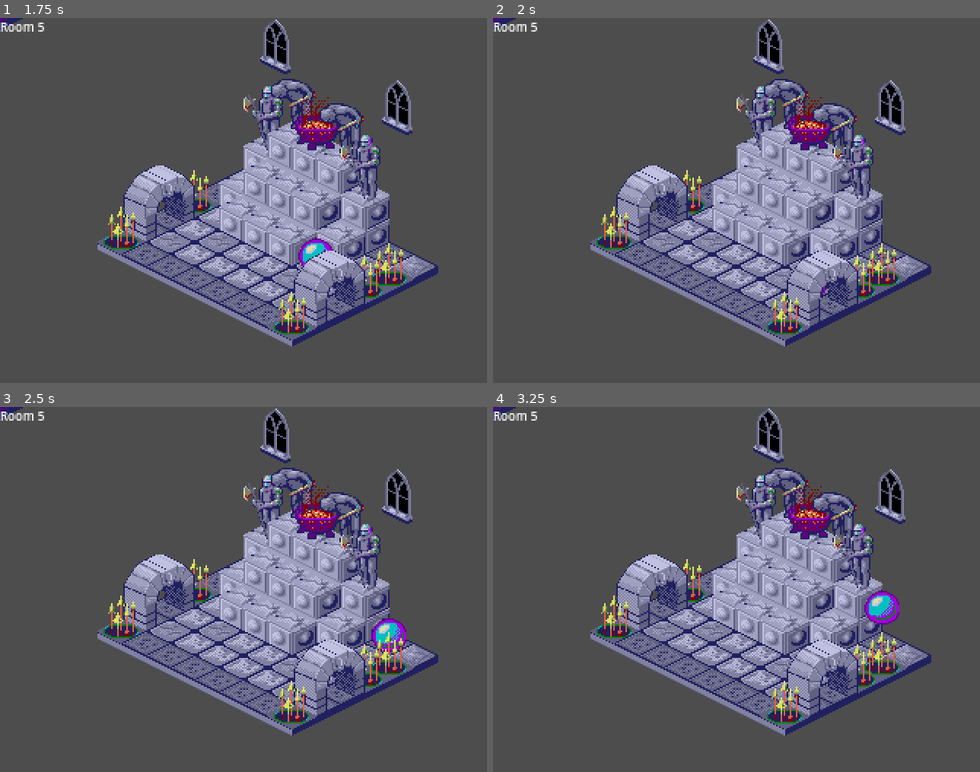
Above: before the commit, frames 1-4 (two rows, left to right).
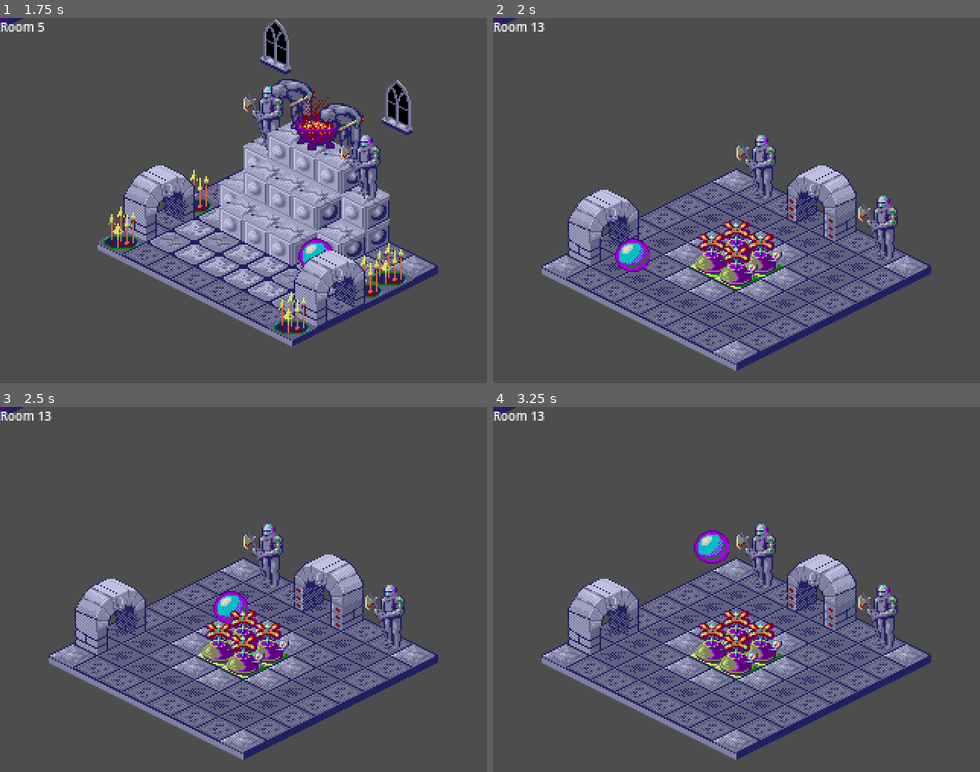
Above: after the commit, the same moments.

Repository: vmedea/godot-experiments
Game: Godot game, scene res://scenes/gameplay.tscn
Two runs of this game, one before a commit and one after it. Both use one fixed random seed, a clock stepped at 60 frames per second and the inputs below.
Inputs:
- Up to frame 1 (1.75 s): tap Enter (ui_accept) at 0.5, 0.77, 1.52 s; hold Right (ui_right) 0.53-1.28 s; hold Down (ui_down) from 1.28 s (still down)
- Up to frame 2 (2 s): keep holding Down (ui_down)
- Up to frame 3 (2.5 s): release Down (ui_down) at 2.03 s; hold Right (ui_right) from 2.03 s (still down)
- Up to frame 4 (3.25 s): release Right (ui_right) at 2.78 s; hold Up (ui_up) from 2.78 s (still down); tap Enter (ui_accept) at 3.02 s

Frame 1 is identical in both runs. In frame 2, 29% of the frame differs, in the area x 7-85%, y 0-97%; in frame 3, 29%; in frame 4, 30%.

Commit message:
widen exit check

Diff:
--- a/scenes/gameplay.gd
+++ b/scenes/gameplay.gd
@@ -96,8 +96,8 @@
 	for z in range(room.dims.z):
 		for y in range(room.dims.y):
 			for x in range(room.dims.x):
-				var tile_id = room.level[z][y][x]
-				if tile_id != 0:
+				var tile_id = get_block(room, Vector3(x, y, z))
+				if tile_id > 0:
 					tilemap.set_cell(10 - z, Vector2i(x + z, y + z), 0, Vector2i(tile_id & 0xf, tile_id >> 4), 0)
 
 
@@ -207,13 +207,13 @@
 		y = y1
 
 	if x != null:
-		if get_block(room, Vector3i(x, y0, z)) == Blocks.EXIT_X1 and get_block(room, Vector3i(x, y1, z)) == Blocks.EXIT_X0:
+		if get_block(room, Vector3i(x, y0, z)) in [Blocks.EXIT_X0, Blocks.EXIT_X1] and get_block(room, Vector3i(x, y1, z)) in [Blocks.EXIT_X0, Blocks.EXIT_X1]:
 			if velocity.x < 0:
 				return Compass.WEST
 			else:
 				return Compass.EAST
 	if y != null:
-		if get_block(room, Vector3i(x0, y, z)) == Blocks.EXIT_Y0 and get_block(room, Vector3i(x1, y, z)) == Blocks.EXIT_Y1:
+		if get_block(room, Vector3i(x0, y, z)) in [Blocks.EXIT_Y0, Blocks.EXIT_Y1] and get_block(room, Vector3i(x1, y, z)) in [Blocks.EXIT_Y0, Blocks.EXIT_Y1]:
 			if velocity.y < 0:
 				return Compass.NORTH
 			else:
